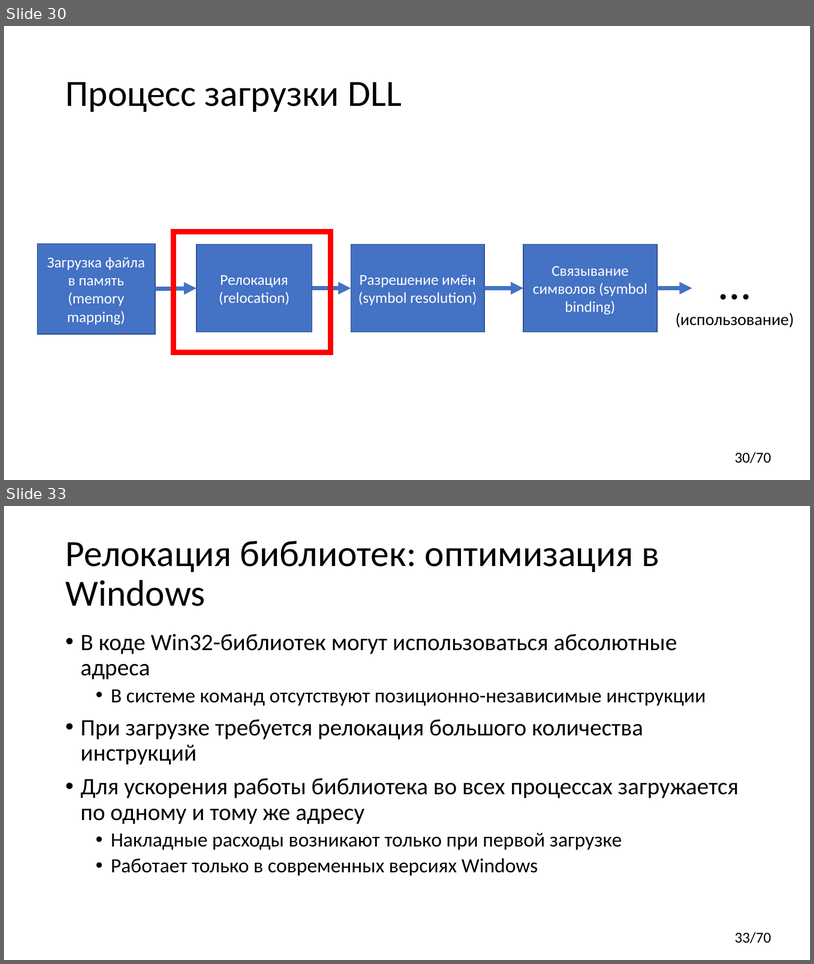
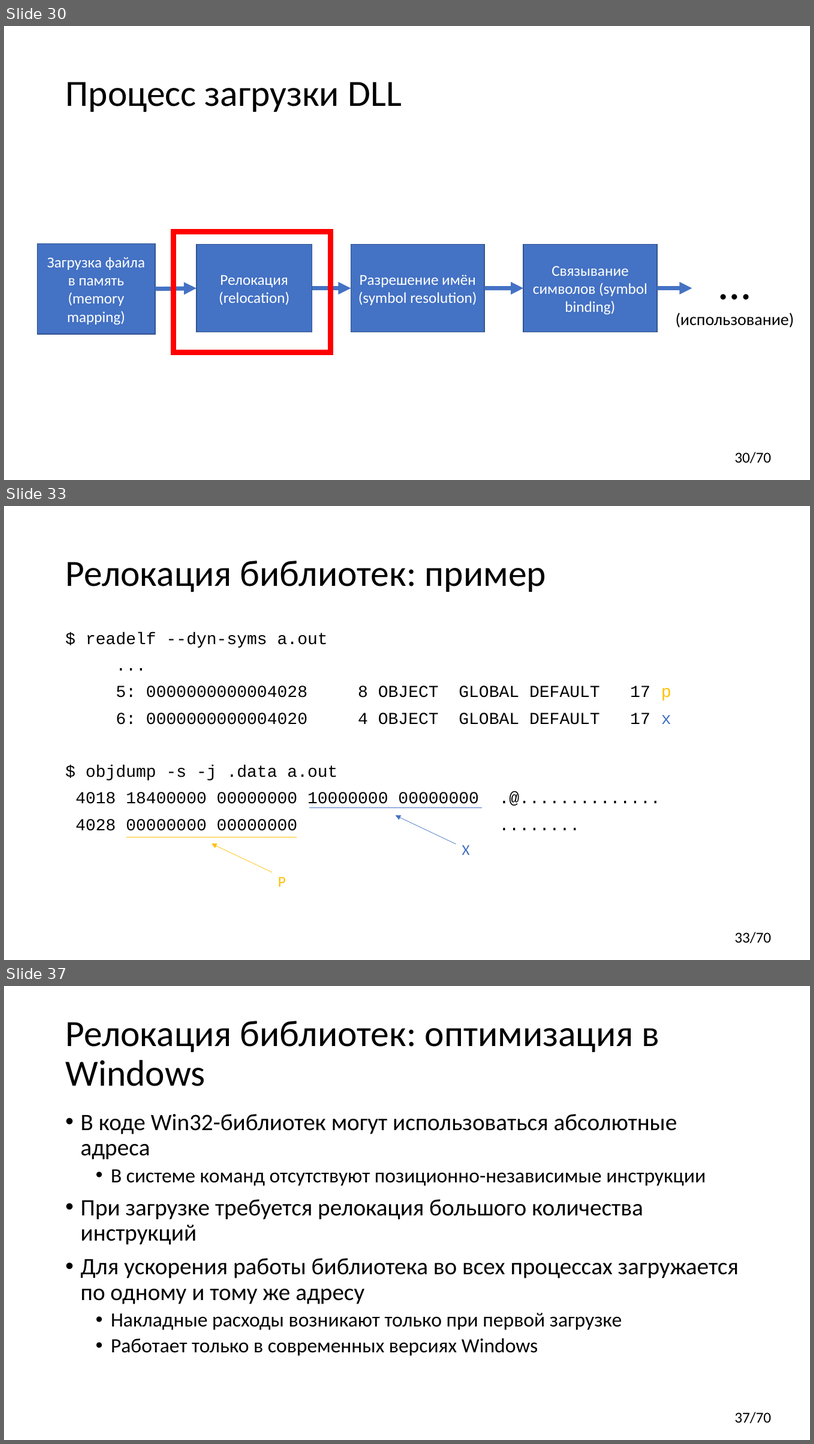
Before and after one commit to yugr/CppRussia, a slide deck: 2024/RU.pptx. Shown one above the other, each under a label of ours: slides 30 and 33 before the commit, slides 30, 33 and 37 after it; the slides between them are not shown. The pictures are 814x964 and 814x1444 pixels, drawn with LibreOffice and Linux fonts; fonts in the diff are those of the drawing. Boxes give left, top, right and bottom in pixels: in the first picture for what was removed or moved away, otherwise in the second. Text is boxed around its words. In the diff, an @@ line names an element or a change of style, - is before the commit and + after.

```diff
--- a/2024/RU.pptx
+++ b/2024/RU.pptx
@@ slide 33 added at [4, 506, 810, 960], background #FFFFFF; not listed: 1 template element that a slide beside it also shows @@
@@ title added at [65, 561, 546, 592], 44 pt, text #000000 @@
+Релокация библиотек: пример
@@ text added at [75, 632, 672, 831], 20 pt, text #000000 @@
+$ readelf --dyn-syms a.out
+...
+5: 0000000000004028 8 OBJECT GLOBAL DEFAULT 17 p
+6: 0000000000004020 4 OBJECT GLOBAL DEFAULT 17 x
+$ objdump -s -j .data a.out
+4018 18400000 00000000 10000000 00000000 .@..............
+4028 00000000 00000000 ........
@@ line added from (309, 808) to (482, 808), #4472C4 0.5 pt @@
@@ arrow added from (456, 844) to (396, 815), #4472C4 0.5 pt @@
@@ line added from (126, 837) to (297, 837), #FFC000 0.5 pt @@
@@ arrow added from (273, 872) to (212, 844), #FFC000 0.5 pt @@
@@ text added at [462, 845, 470, 855], 18 pt, text #4472C4 @@
+X
@@ text added at [278, 876, 286, 886], 18 pt, text #FFC000 @@
+P
@@ what was slide 33 is now slide 37 @@
@@ page number at [735, 1411, 771, 1423]: text changed @@
-33/70
+37/70
```
Also in this commit, not shown: 3 slides changed, 4 other slides added, 1 slide removed.
